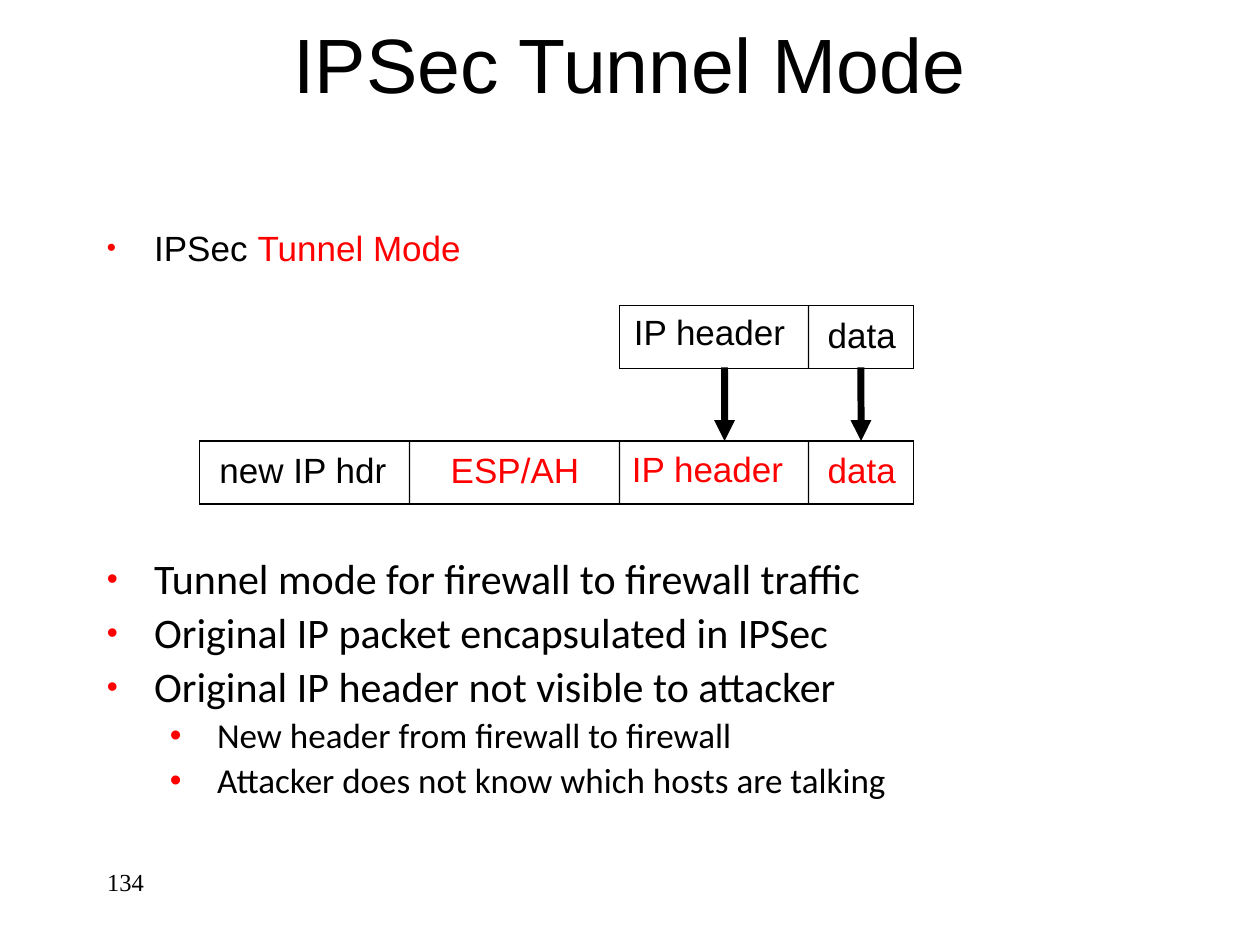
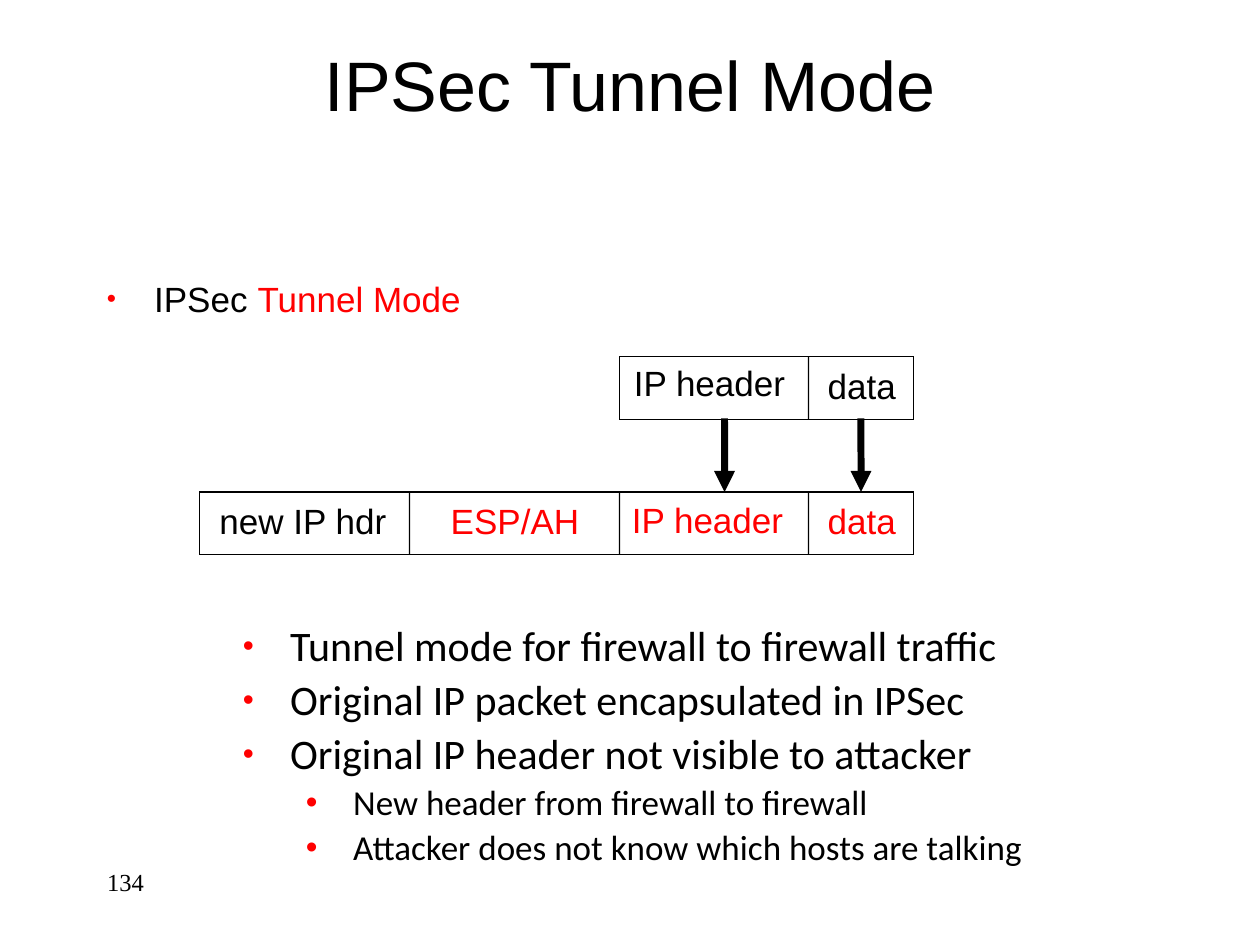
Before and after one commit to jlmucb/class_notes, a slide deck: slide 134 of BerkeleyClass/CS290Spring2013/Lectures/Cryptoclass9.pptx. Drawn at 1260x945 pixels with LibreOffice and Linux fonts; fonts in the diff are those of the drawing. Boxes give left, top, right and bottom in pixels: in the first picture for what was removed or moved away, otherwise in the second. Text is boxed around its words. In the diff, an @@ line names an element or a change of style, - is before the commit and + after.

```diff
--- a/BerkeleyClass/CS290Spring2013/Lectures/Cryptoclass9.pptx
+++ b/BerkeleyClass/CS290Spring2013/Lectures/Cryptoclass9.pptx
@@ title "IPSec Tunnel Mode": place and size @@
-title "IPSec Tunnel Mode" at <box>294,37,966,94</box>
+title "IPSec Tunnel Mode" at <box>325,60,935,112</box>
@@ title "IPSec Tunnel Mode" at <box>325,60,935,112</box>: size 44 to 40 pt @@
@@ 7 texts, 4 lines, 2 rectangles, 2 arrows: place and size @@
-7 texts, 4 lines, 2 rectangles, 2 arrows at <box>154,235,914,504</box>
+7 texts, 4 lines, 2 rectangles, 2 arrows at <box>154,286,914,554</box>
@@ text "Tunnel mode for firewall to ...": place and size @@
-text "Tunnel mode for firewall to ..." at <box>154,564,885,799</box>
+text "Tunnel mode for firewall to ..." at <box>290,631,1021,866</box>
```
Also in this commit, not shown: 86 other slides changed, 1 other file.
